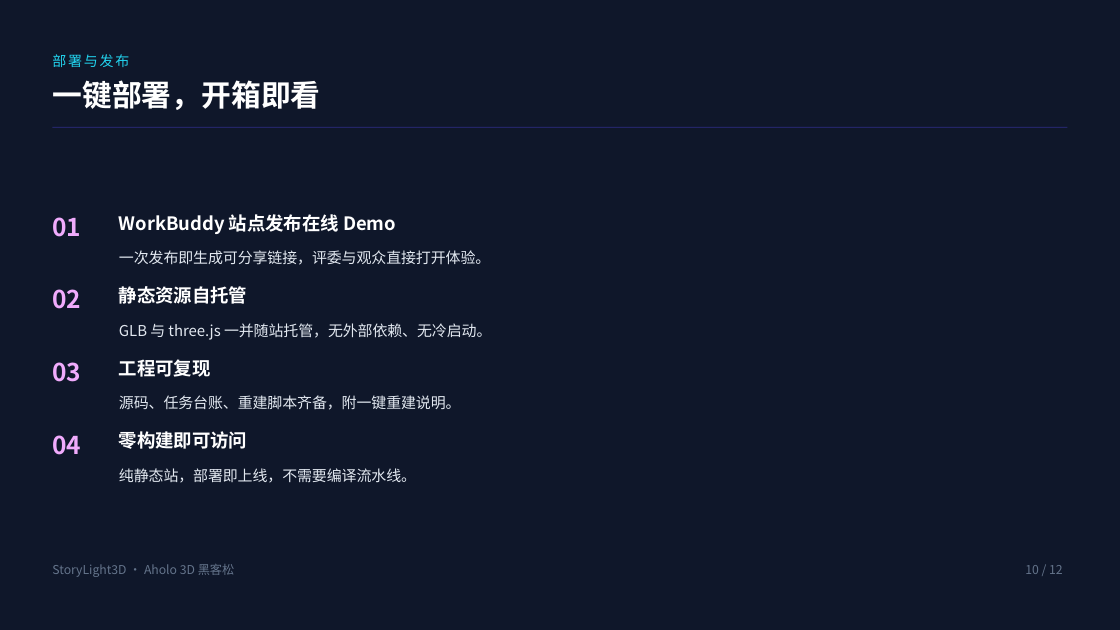
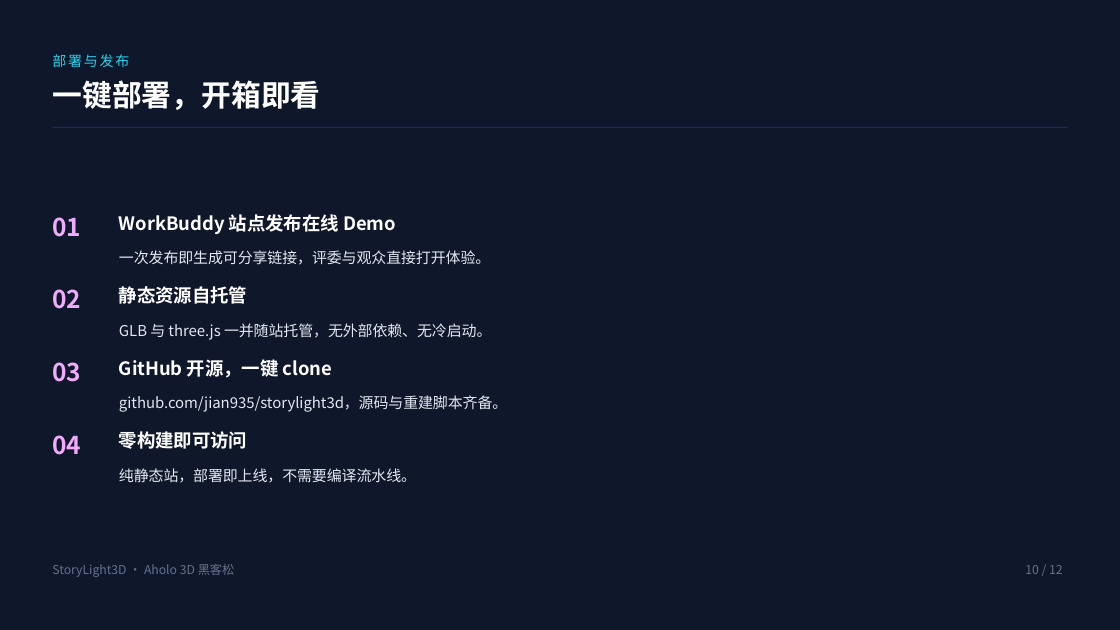
Before and after one commit to jian935/storylight3d, a slide deck: slide 10 of report/StoryLight3D-项目报告书/StoryLight3D-项目报告书-final.pptx. Drawn at 1120x630 pixels with LibreOffice and Linux fonts; fonts in the diff are those of the drawing. Boxes give left, top, right and bottom in pixels: in the first picture for what was removed or moved away, otherwise in the second. Text is boxed around its words. In the diff, an @@ line names an element or a change of style, - is before the commit and + after.

Commit message:
文档同步开源事实: README 改为已开源(附仓库地址)、PPT 第10页改回「GitHub 开源 一键 clone」

```diff
--- a/report/StoryLight3D-项目报告书/StoryLight3D-项目报告书-final.pptx
+++ b/report/StoryLight3D-项目报告书/StoryLight3D-项目报告书-final.pptx
@@ text at <box>119,359,332,378</box>: text changed @@
-工程可复现
+GitHub 开源，一键 clone
@@ text at <box>119,395,507,412</box>: text changed @@
-源码、任务台账、重建脚本齐备，附一键重建说明。
+github.com/jian935/storylight3d，源码与重建脚本齐备。
```
Also in this commit, not shown: 2 other files.
